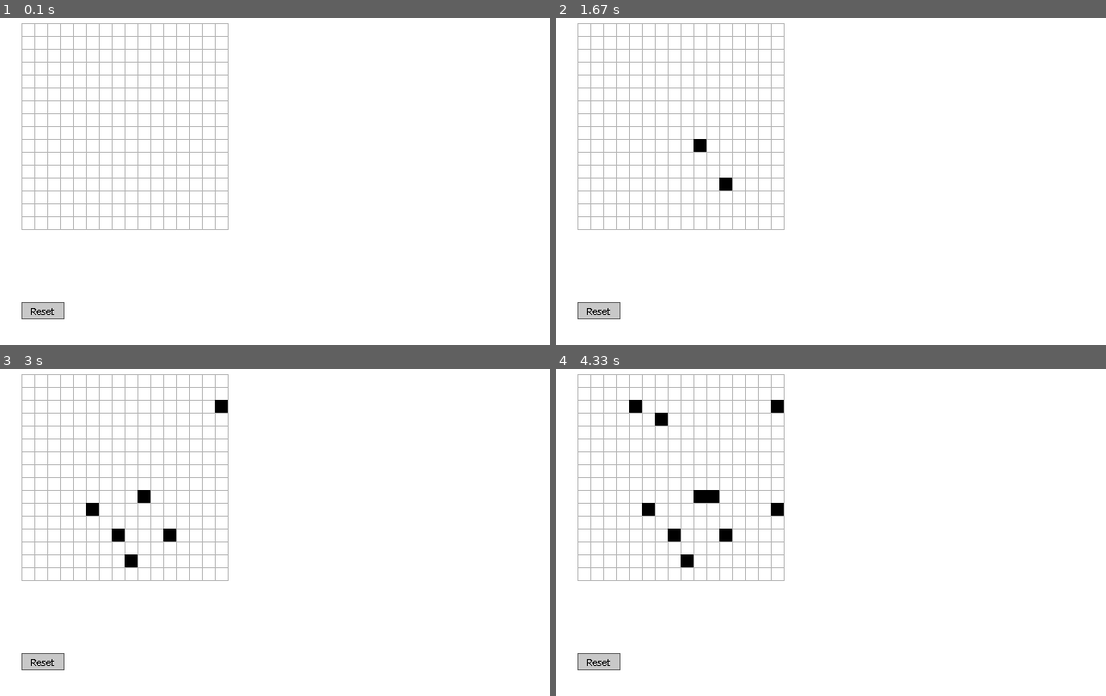
Above: before the commit, frames 1-4 (two rows, left to right).
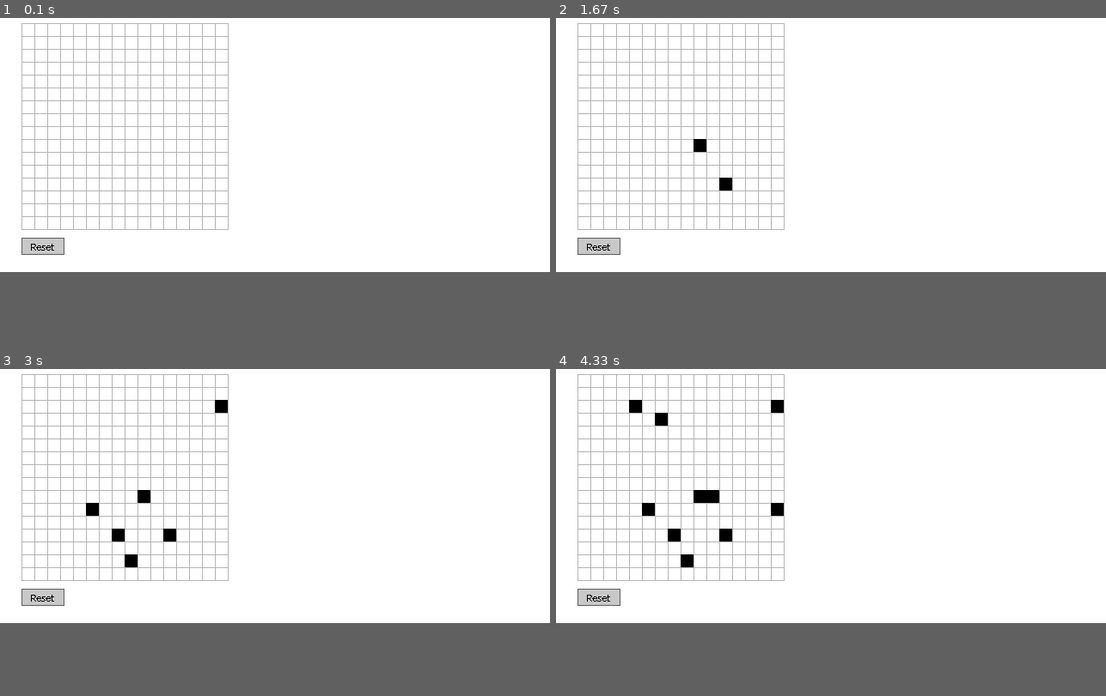
Above: after the commit, the same moments.

Repository: DomJob/Character-Recognition
Game: pygame game, started from Outils/__main__.py
Two runs of this game, one before a commit and one after it. Both use one fixed random seed, a clock stepped at 60 frames per second and the inputs below.
Inputs (mouse positions are in pixels of both pictures, inside the frame that each line leads up to):
- Up to frame 1 (0.1 s): no input
- Up to frame 2 (1.67 s): press the mouse at (699, 138) at 0.37 s; move the mouse to (792, 168) at 0.47 s; release the mouse at (886, 197) at 0.6 s; tap 0 at 0.67 s; press the mouse at (699, 138) at 1.03 s; move the mouse to (798, 132) at 1.13 s; release the mouse at (897, 129) at 1.27 s; click (726, 188) at 1.38 s
- Up to frame 3 (3 s): click (99, 512) at 1.72 s; click (121, 529) at 2.05 s; press the mouse at (121, 529) at 2.37 s; move the mouse to (132, 558) at 2.47 s; release the mouse at (143, 588) at 2.6 s; click (225, 398) at 2.72 s
- Up to frame 4 (4.33 s): click (781, 512) at 3.05 s; click (638, 408) at 3.38 s; click (715, 499) at 3.72 s; click (660, 411) at 4.05 s
The window is 640x400 before the commit and 640x315 after it. Grey fills any space a smaller window leaves; there, only what the larger window draws over its background counts as a difference.

The runs differ from the first frame. In frame 1, 0.8% of the frame differs, in the area x 3-12%, y 67-93%; in frame 2, 0.8%; in frame 3, 0.8%; in frame 4, 0.8%.

Commit message:
surface + brain

Diff:
--- /dev/null
+++ b/Outils/brain/brain.py
@@ -0,0 +1,33 @@
+from pybrain.tools.shortcuts import buildNetwork
+from pybrain.datasets import SupervisedDataSet
+from pybrain.supervised.trainers import RPropMinusTrainer
+import pickle
+
+class Brain:
+    def __init__(self, nbOutputs):
+        self.net = buildNetwork(256, 10, nbOutputs)
+
+    def load(self, file):
+        f = open(file, 'rb')
+        self.net = pickle.load(f)
+        f.close()
+
+    def save(self, file):
+        f = open(file, 'wb')
+        pickle.dump(self.net, f)
+        f.close()
+
+    def loadDataSet(self, inputs, outputs):
+        self.ds = SupervisedDataSet(256, 6)
+
+        self.trainer = RPropMinusTrainer(self.net, learningrate=5, momentum=1)
+
+    def train(self, inputs, outputs):
+        error = self.trainer.trainOnDataset(self.ds)
+        return error
+
+    def activate(self, pixelString):
+        inputs = [float(p) for p in pixelString]
+        outputs = self.net.activate(inputs)
+
+        return outputs
--- a/Outils/interface/surface.py
+++ b/Outils/interface/surface.py
@@ -5,7 +5,7 @@
 
 class Surface:
     GRID_MARGIN = 25
-    SCREEN_SIZE = (640, 400)
+    SCREEN_SIZE = (640, 315)
     WINDOW_TITLE = "Détecteur de caractère - LesDominics"
 
     def __init__(self):
@@ -21,8 +21,9 @@
         pygame.display.set_caption(self.WINDOW_TITLE)
         self.surface = pygame.display.set_mode(self.SCREEN_SIZE)
 
+        # Elements
         self.grid = Grid(self.surface, (self.GRID_MARGIN, self.GRID_MARGIN))
-        self.resetButton = Button(self.surface, (25, 350), "Reset")
+        self.resetButton = Button(self.surface, (25, 275), "Reset")
 
     def getInput(self):
         for event in pygame.event.get():
Empty file added: Outils/brain/__init__.py
